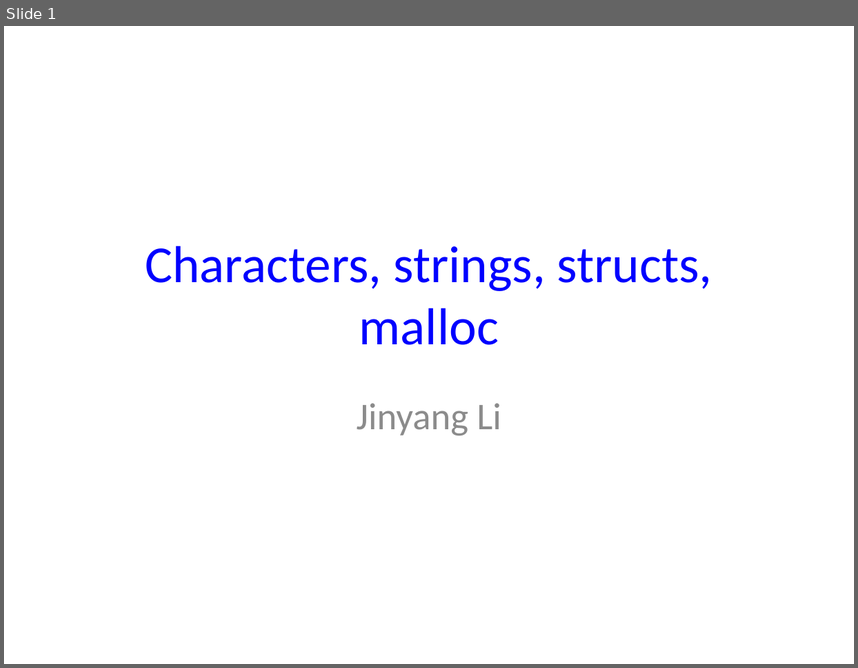
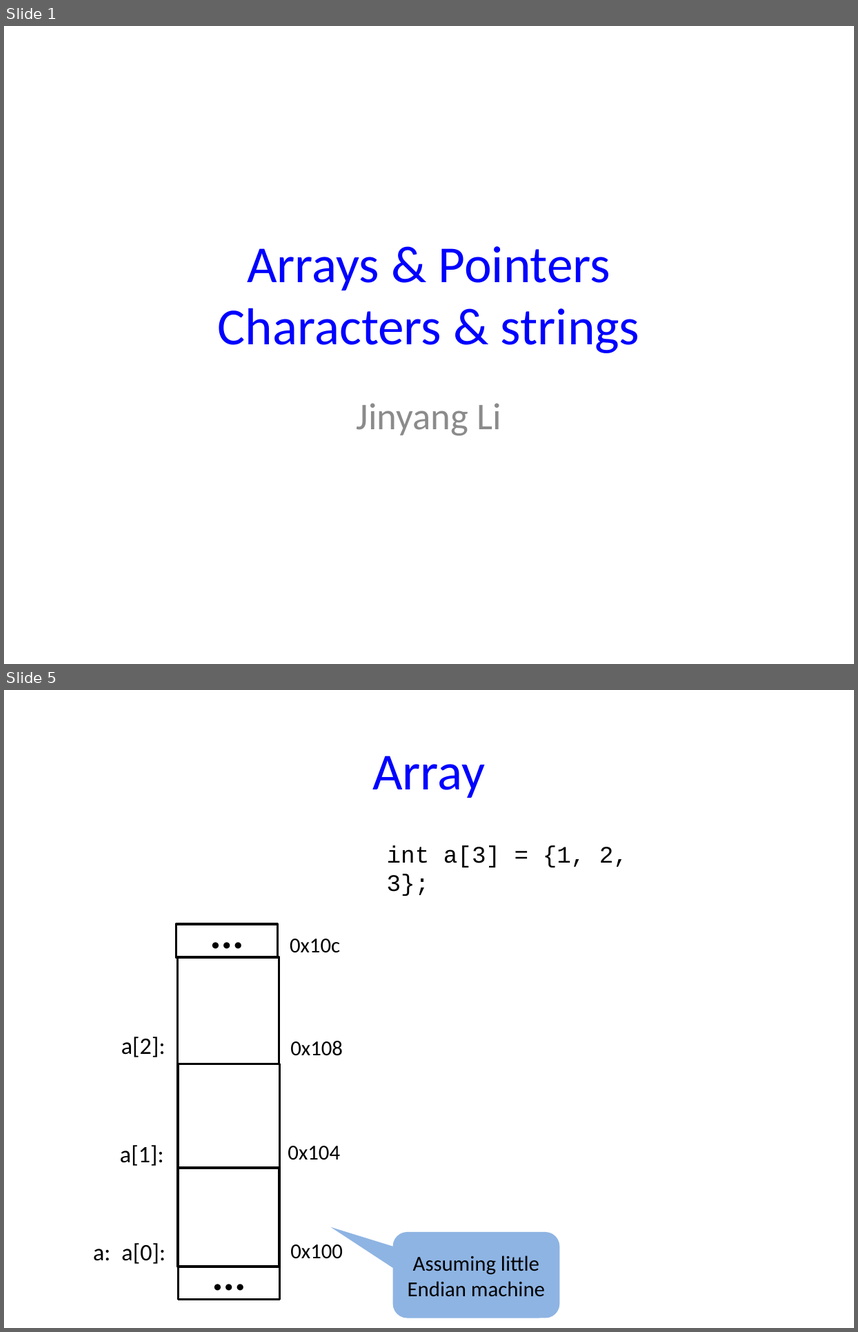
Before and after one commit to NYU-CSO/nyu-cso.github.io, a slide deck: notes/06-string-struct-malloc.pptx. Shown one above the other, each under a label of ours: slide 1 before the commit, slides 1 and 5 after it; the slides between them are not shown. The pictures are 858x668 and 858x1332 pixels, drawn with LibreOffice and Linux fonts; fonts in the diff are those of the drawing. Boxes give left, top, right and bottom in pixels: in the first picture for what was removed or moved away, otherwise in the second. Text is boxed around its words. In the diff, an @@ line names an element or a change of style, - is before the commit and + after.

```diff
--- a/notes/06-string-struct-malloc.pptx
+++ b/notes/06-string-struct-malloc.pptx
@@ slide 5 added at <box>4,690,854,1328</box>, background #FFFFFF @@
@@ title added at <box>372,756,485,798</box>, 44 pt, text #0000FF @@
+Array
@@ text added at <box>387,845,628,896</box>, 20 pt, text #000000 @@
+int a[3] = {1, 2, 3};
@@ rectangle added at <box>176,924,277,957</box>, fill #FFFFFF, outline #000000 2 pt, 36 pt, text #000000, bold @@
+...
@@ rectangle added at <box>177,957,279,1064</box>, fill #FFFFFF, outline #000000 2 pt @@
@@ text added at <box>290,938,340,953</box>, 18 pt, text #000000 @@
+0x10c
@@ text added at <box>121,1036,165,1057</box>, 20 pt, text #000000 @@
+a[2]:
@@ text added at <box>290,1041,343,1056</box>, 18 pt, text #000000 @@
+0x108
@@ rectangle added at <box>179,1063,279,1167</box>, fill #FFFFFF, outline #000000 2 pt @@
@@ text added at <box>120,1145,164,1165</box>, 20 pt, text #000000 @@
+a[1]:
@@ text added at <box>288,1145,340,1160</box>, 18 pt, text #000000 @@
+0x104
@@ rectangle added at <box>177,1167,279,1266</box>, fill #FFFFFF, outline #000000 2 pt @@
@@ text added at <box>93,1248,111,1261</box>, 20 pt, text #000000 @@
+a:
@@ text added at <box>121,1243,165,1263</box>, 20 pt, text #000000 @@
+a[0]:
@@ text added at <box>290,1244,343,1259</box>, 18 pt, text #000000 @@
+0x100
@@ rounded speech box added at <box>392,1232,559,1317</box>, fill #8EB4E3, 18 pt, text #000000 @@
+Assuming little Endian machine
@@ rectangle added at <box>179,1266,279,1299</box>, fill #FFFFFF, outline #000000 2 pt, 36 pt, text #000000, bold @@
+...
@@ slide 1 changed as well @@
@@ title at <box>218,246,640,353</box>: text changed @@
-Characters, strings, structs, malloc
+Arrays & Pointers
+Characters & strings
```
Also in this commit, not shown: 35 other slides added, 1 slide removed, 2 other files.
